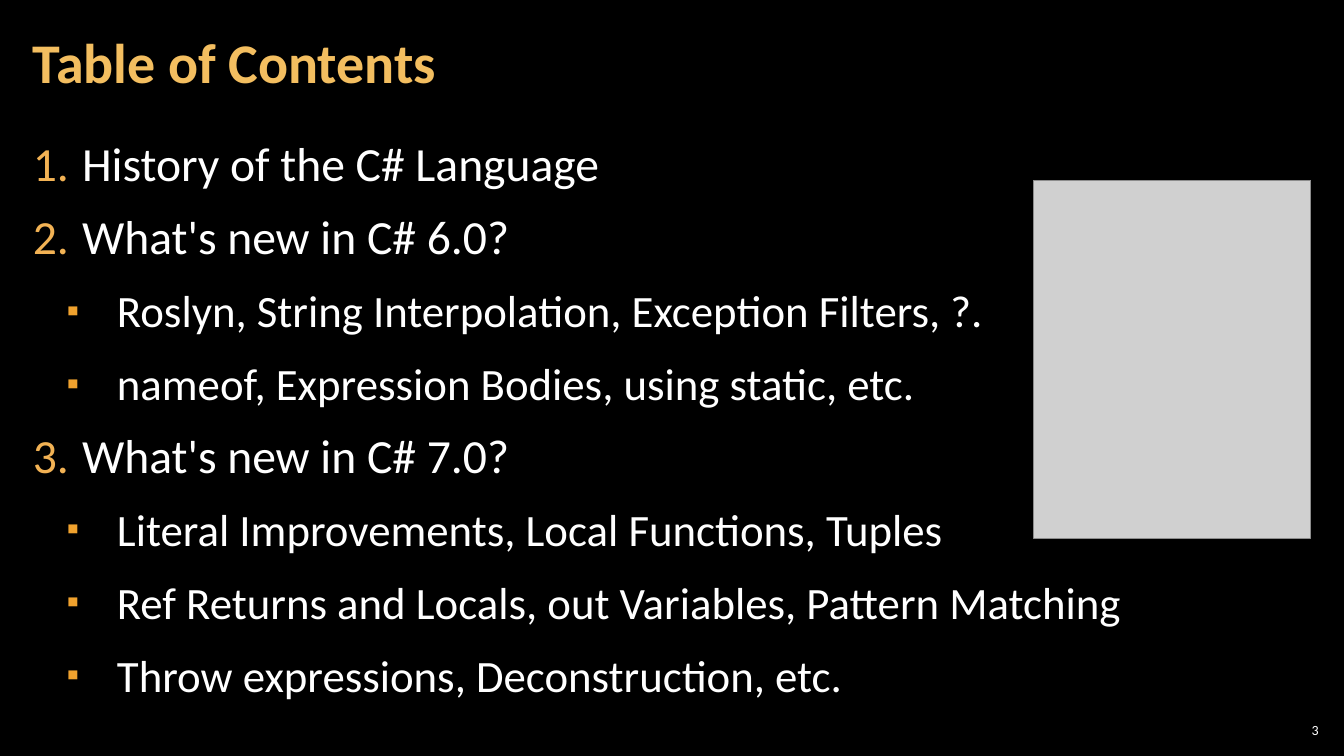
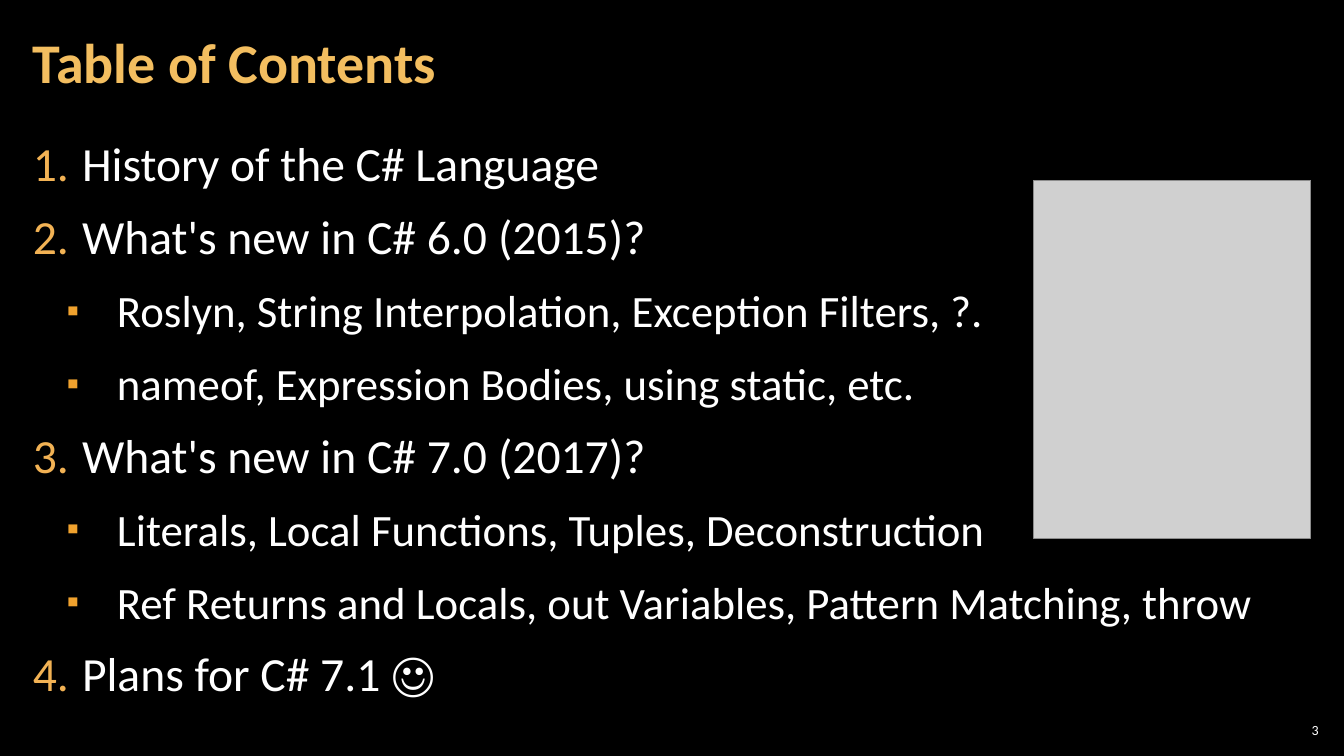
Before and after one commit to NikolayIT/CSharp-New-Features, a slide deck: slide 3 of docs/What is new in CSharp 6.0 and 7.0.pptx. Drawn at 1344x756 pixels with LibreOffice and Linux fonts; fonts in the diff are those of the drawing; grey boxes stand for pictures; background and template pictures are left out. Boxes give left, top, right and bottom in pixels: in the first picture for what was removed or moved away, otherwise in the second. Text is boxed around its words. In the diff, an @@ line names an element or a change of style, - is before the commit and + after.

Commit message:
Added C# 7.1 slides

```diff
--- a/docs/What is new in CSharp 6.0 and 7.0.pptx
+++ b/docs/What is new in CSharp 6.0 and 7.0.pptx
@@ text at bbox=[82, 219, 645, 261]: text changed @@
-2. What's new in C# 6.0?
+2. What's new in C# 6.0 (2015)?
@@ text at bbox=[82, 438, 1251, 692]: text changed @@
-3. What's new in C# 7.0?
-  ▪ Literal Improvements, Local Functions, Tuples
-  ▪ Ref Returns and Locals, out Variables, Pattern Matching
-  ▪ Throw expressions, Deconstruction, etc.
+3. What's new in C# 7.0 (2017)?
+  ▪ Literals, Local Functions, Tuples, Deconstruction
+  ▪ Ref Returns and Locals, out Variables, Pattern Matching, throw
+4. Plans for C# 7.1 ☺
```
Also in this commit, not shown: 4 other slides changed, 4 slides added.
